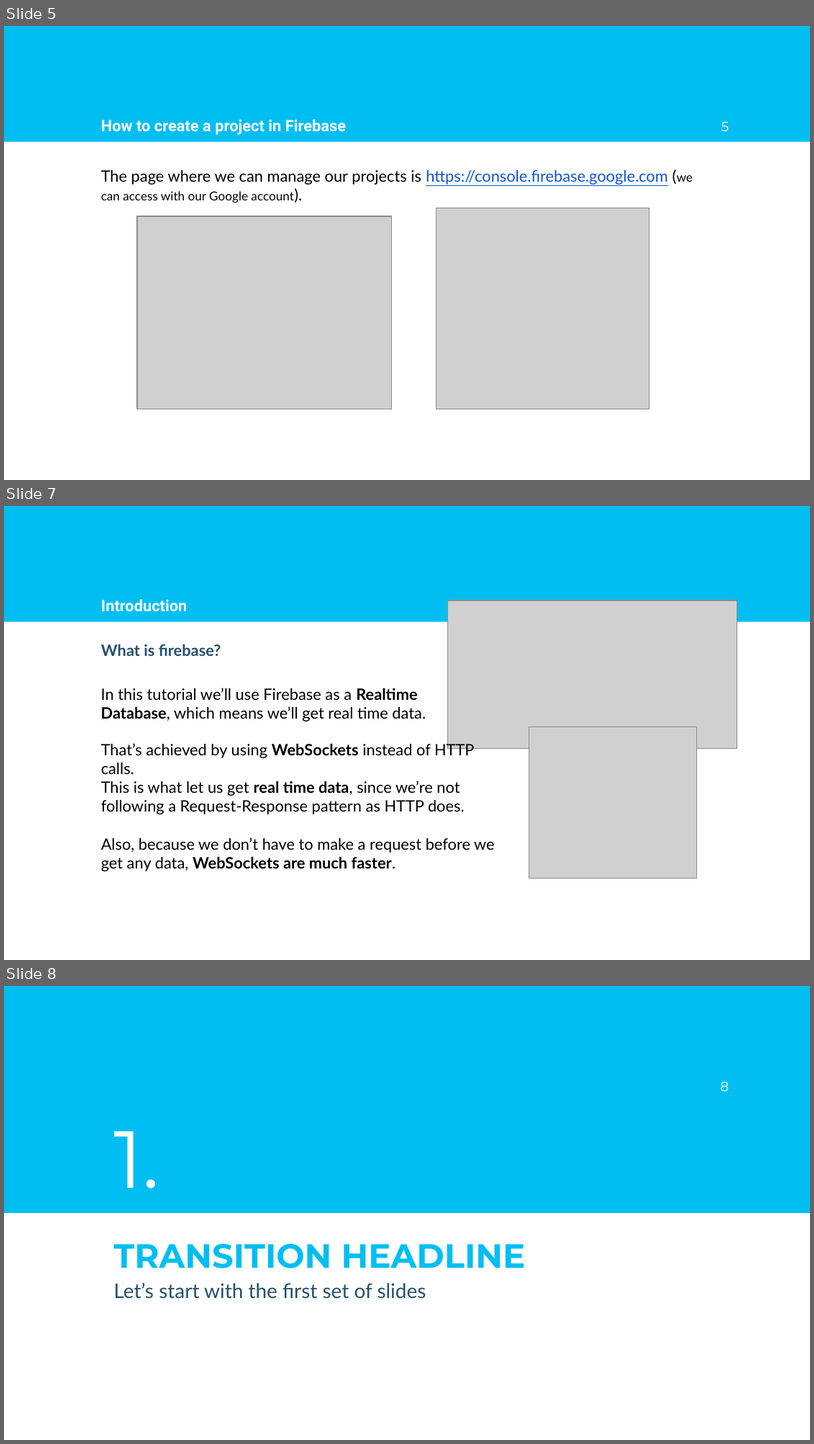
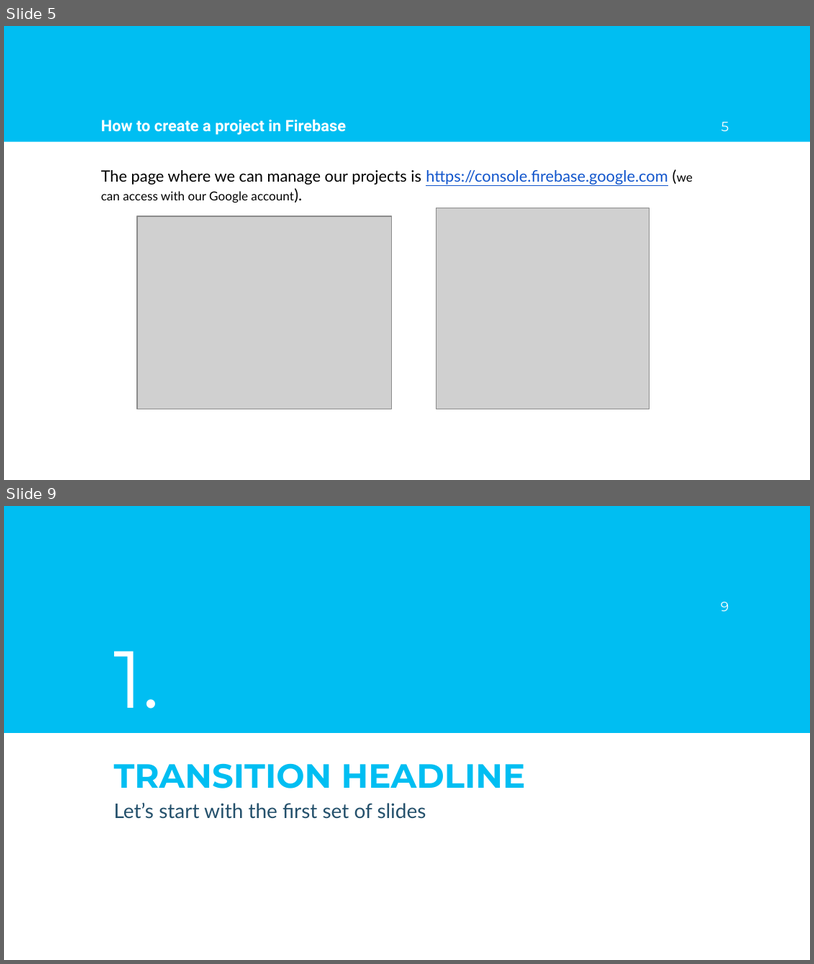
Before and after one commit to AlfonsoLRz/Firebase-Tutorial, a slide deck: doc/Tutorial.pptx. Shown one above the other, each under a label of ours: slides 5, 7 and 8 before the commit, slides 5 and 9 after it; the slides between them are not shown. The pictures are 814x1444 and 814x964 pixels, drawn with LibreOffice and Linux fonts; fonts in the diff are those of the drawing; grey boxes stand for pictures; background and template pictures are left out. Boxes give left, top, right and bottom in pixels: in the first picture for what was removed or moved away, otherwise in the second. Text is boxed around its words. In the diff, an @@ line names an element or a change of style, - is before the commit and + after.

```diff
--- a/doc/Tutorial.pptx
+++ b/doc/Tutorial.pptx
@@ slide 7 removed at [4,506,810,960], background picture (left out); not listed: 1 template element that a slide beside it also shows @@
@@ title removed at [101,599,187,612] @@
-Introduction
@@ picture removed at [448,600,738,749] @@
@@ page number removed at [721,598,729,601] @@
-7
@@ text removed at [101,644,221,656] @@
-What is firebase?
@@ text removed at [101,687,426,721] @@
-In this tutorial we’ll use Firebase as a Realtime Database, which means we’ll get real time data.
@@ text removed at [101,741,494,871] @@
-That’s achieved by using WebSockets instead of HTTP calls.
-This is what let us get real time data, since we’re not following a Request-Response pattern as HTTP does.
-Also, because we don’t have to make a request before we get any data, WebSockets are much faster.
@@ picture removed at [529,726,697,877] @@
@@ what was slide 8 is now slide 9 @@
@@ page number at [721,602,729,611]: text changed @@
-8
+9
```
Also in this commit, not shown: 6 slides changed, 2 slides added.
